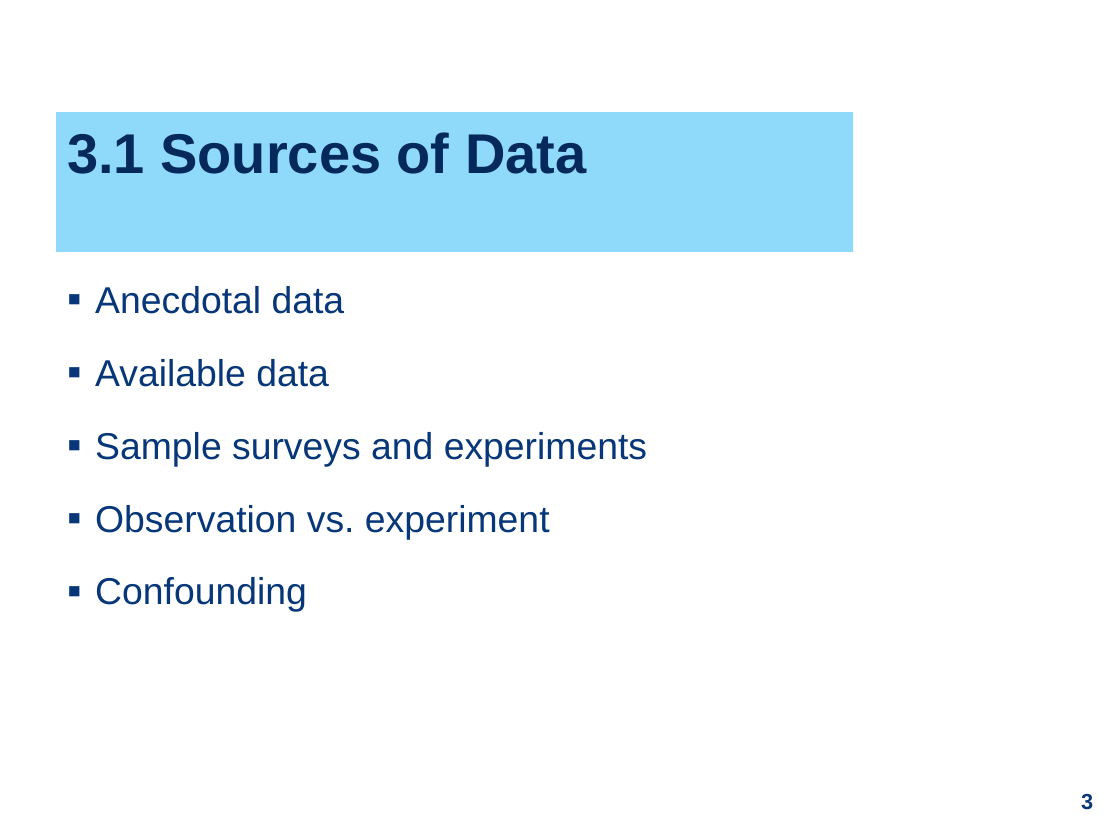
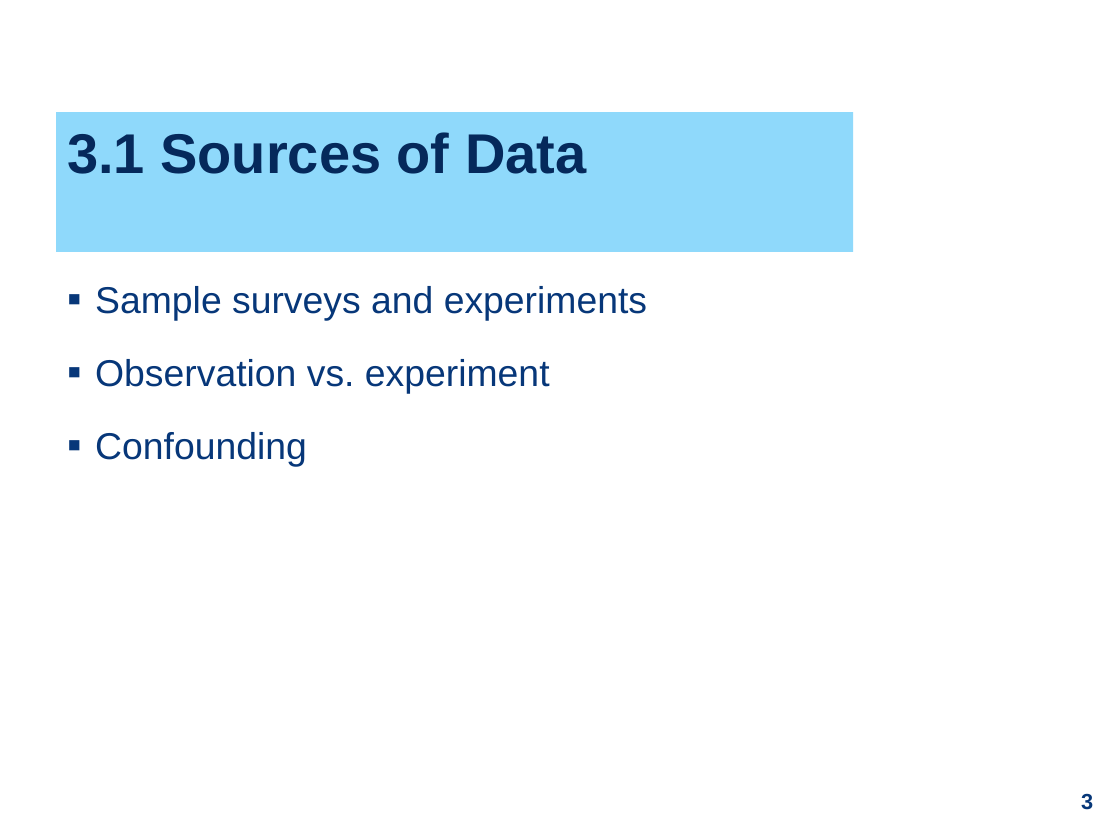
Before and after one commit to ZhiyangGeeZhou/ZhiyangGeeZhou.github.io, a slide deck: slide 3 of attach/UWM/UWM_PH702_2026Fall_Part04.pptx. Drawn at 1120x840 pixels with LibreOffice and Linux fonts; fonts in the diff are those of the drawing. Boxes give left, top, right and bottom in pixels: in the first picture for what was removed or moved away, otherwise in the second. Text is boxed around its words. In the diff, an @@ line names an element or a change of style, - is before the commit and + after.

```diff
--- a/attach/UWM/UWM_PH702_2026Fall_Part04.pptx
+++ b/attach/UWM/UWM_PH702_2026Fall_Part04.pptx
@@ text at [95, 286, 345, 387]: paragraphs removed @@
-▪ Anecdotal data
-▪ Available data
```
Also in this commit, not shown: 9 other slides changed, 1 slide added, 1 slide removed.
